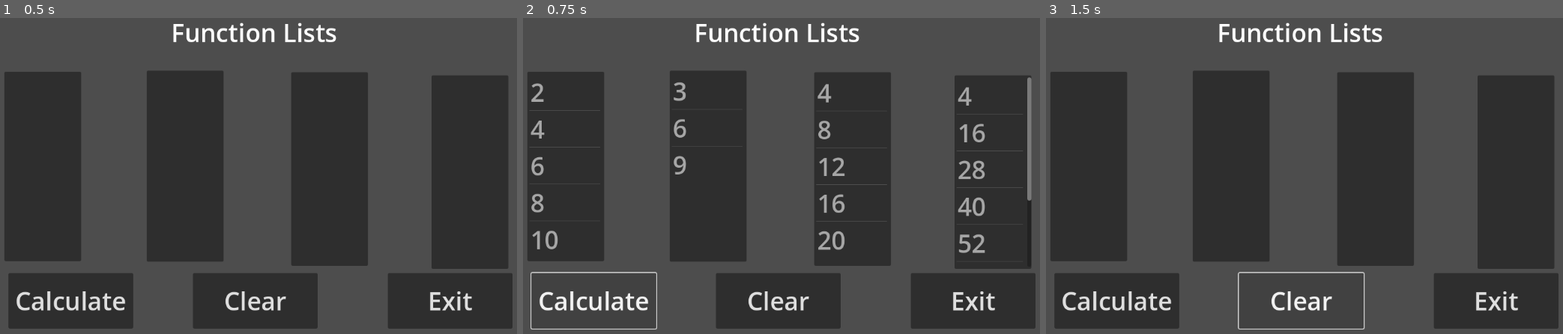
Above: before the commit, frames 1-3 (left to right).
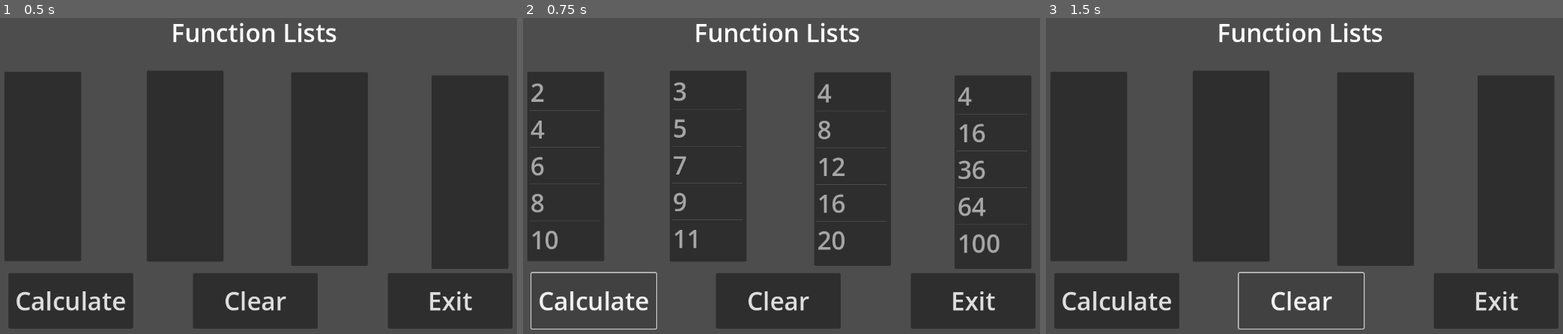
Above: after the commit, the same moments.

Repository: owenreal/game-design-1
Game: Godot game, scene res://Langdocs/prog_122c.tscn
Two runs of this game, one before a commit and one after it. Both use one fixed random seed, a clock stepped at 60 frames per second and the inputs below. The project has no main scene, so this scene is started directly.
Inputs:
- Up to frame 1 (0.5 s): no input
- Up to frame 2 (0.75 s): click "Calculate" at 0.5 s
- Up to frame 3 (1.5 s): click "Clear" at 1.25 s

Frame 1 is identical in both runs. In frame 2, 1.2% of the frame differs, in the area x 28-99%, y 18-75%; in frame 3, nothing differs.

Commit message:
9/24 122 series (except 122i)

Diff:
--- /dev/null
+++ b/Langdocs/prog_122d.tscn
@@ -0,0 +1,50 @@
+[gd_scene load_steps=3 format=3 uid="uid://cps0aoovtlfwg"]
+
+[ext_resource type="Script" path="res://prog_122d.gd" id="1_di4eu"]
+[ext_resource type="Theme" uid="uid://1r65p8sxjs8f" path="res://big_font.tres" id="2_bbbxq"]
+
+[node name="Prog122d" type="Control"]
+layout_mode = 3
+anchors_preset = 15
+anchor_right = 1.0
+anchor_bottom = 1.0
+grow_horizontal = 2
+grow_vertical = 2
+script = ExtResource("1_di4eu")
+
+[node name="ItemList" type="ItemList" parent="."]
+layout_mode = 0
+offset_right = 1147.0
+offset_bottom = 519.0
+theme = ExtResource("2_bbbxq")
+
+[node name="btnCalc" type="Button" parent="."]
+layout_mode = 0
+offset_left = 41.0
+offset_top = 531.0
+offset_right = 265.0
+offset_bottom = 630.0
+theme = ExtResource("2_bbbxq")
+text = "Calculate"
+
+[node name="btnClear" type="Button" parent="."]
+layout_mode = 0
+offset_left = 451.0
+offset_top = 531.0
+offset_right = 675.0
+offset_bottom = 630.0
+theme = ExtResource("2_bbbxq")
+text = "Clear"
+
+[node name="btnExit" type="Button" parent="."]
+layout_mode = 0
+offset_left = 875.0
+offset_top = 531.0
+offset_right = 1099.0
+offset_bottom = 630.0
+theme = ExtResource("2_bbbxq")
+text = "Exit"
+
+[connection signal="pressed" from="btnCalc" to="." method="_on_btn_calc_pressed"]
+[connection signal="pressed" from="btnClear" to="." method="_on_btn_clear_pressed"]
+[connection signal="pressed" from="btnExit" to="." method="_on_btn_exit_pressed"]
--- /dev/null
+++ b/Langdocs/prog_122h.tscn
@@ -0,0 +1,49 @@
+[gd_scene load_steps=3 format=3 uid="uid://vm6afsgqgar4"]
+
+[ext_resource type="Script" path="res://prog_122h.gd" id="1_qqfc7"]
+[ext_resource type="Theme" uid="uid://1r65p8sxjs8f" path="res://big_font.tres" id="2_esnll"]
+
+[node name="Prog122h" type="Control"]
+layout_mode = 3
+anchors_preset = 15
+anchor_right = 1.0
+anchor_bottom = 1.0
+grow_horizontal = 2
+grow_vertical = 2
+script = ExtResource("1_qqfc7")
+
+[node name="ItemList" type="ItemList" parent="."]
+layout_mode = 0
+offset_right = 1154.0
+offset_bottom = 505.0
+
+[node name="btnCalc" type="Button" parent="."]
+layout_mode = 0
+offset_left = 42.0
+offset_top = 524.0
+offset_right = 290.0
+offset_bottom = 621.0
+theme = ExtResource("2_esnll")
+text = "Calculate"
+
+[node name="btnClear" type="Button" parent="."]
+layout_mode = 0
+offset_left = 454.0
+offset_top = 522.0
+offset_right = 702.0
+offset_bottom = 619.0
+theme = ExtResource("2_esnll")
+text = "Clear"
+
+[node name="btnExit" type="Button" parent="."]
+layout_mode = 0
+offset_left = 871.0
+offset_top = 522.0
+offset_right = 1119.0
+offset_bottom = 619.0
+theme = ExtResource("2_esnll")
+text = "Exit"
+
+[connection signal="pressed" from="btnCalc" to="." method="_on_btn_calc_pressed"]
+[connection signal="pressed" from="btnClear" to="." method="_on_btn_clear_pressed"]
+[connection signal="pressed" from="btnExit" to="." method="_on_btn_exit_pressed"]
--- a/prog_122c.gd
+++ b/prog_122c.gd
@@ -7,7 +7,7 @@
 		var line1 = str(num)
 		$ItemList.add_item(line1)
 
-	for num in range(3, 11+1, 3):
+	for num in range(3, 11+1, 2):
 		var line2 = str(num)
 		$ItemList2.add_item(line2)
 
@@ -15,12 +15,15 @@
 		var line3 = str(num)
 		$ItemList3.add_item(line3)
 
-	var step = 12
-	for num in range(4, 100, step):
-		var line4 = str(num)
-		step += 8
+	var times = 0
+	var addby = 12
+	var current = 4
+	while times < 5:
+		var line4 = str(current)
 		$ItemList4.add_item(line4)
-		#fix more
+		current = current + addby
+		addby += 8
+		times += 1
 
 func _on_btn_clear_pressed() -> void:
 	var resets = [$ItemList, $ItemList2, $ItemList3, $ItemList4]
--- /dev/null
+++ b/prog_122d.gd
@@ -0,0 +1,14 @@
+extends Control
+
+func _on_btn_calc_pressed() -> void:
+	$ItemList.add_item("x         y")
+
+	for x in range(-12, 16+1):
+		var y = x**6 -3 * x**5 -93 * x**4 + 87 * x**3 + 1596 * x**2 -1380*x -2800
+		var line = str(x) + "     " + str(y)
+		$ItemList.add_item(line)
+func _on_btn_clear_pressed() -> void:
+	$ItemList.clear()
+
+func _on_btn_exit_pressed() -> void:
+	get_tree().quit()
--- /dev/null
+++ b/prog_122h.gd
@@ -0,0 +1,17 @@
+extends Control
+
+func _on_btn_calc_pressed() -> void:
+	$ItemList.add_item("Number   Square   Square Root   Cube   4th Root")
+	for num in range(1, 20+1):
+		var square = num**2
+		var root = sqrt(num)
+		var cube = num**3
+		var fourth = sqrt(sqrt(num))
+
+		var line = str(num) + "   " + str(square) + "   " + str(root) + "   " + str(cube) + "   " + str(fourth)
+		$ItemList.add_item(line)
+func _on_btn_clear_pressed() -> void:
+	$ItemList.clear()
+
+func _on_btn_exit_pressed() -> void:
+	get_tree().quit()
